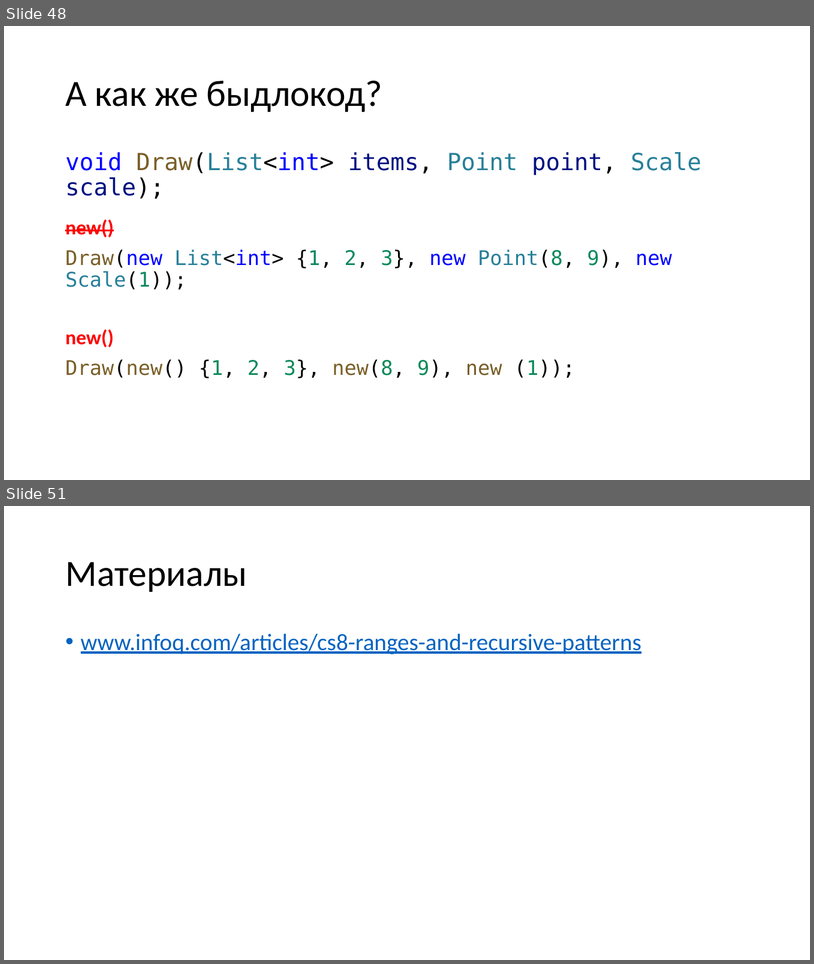
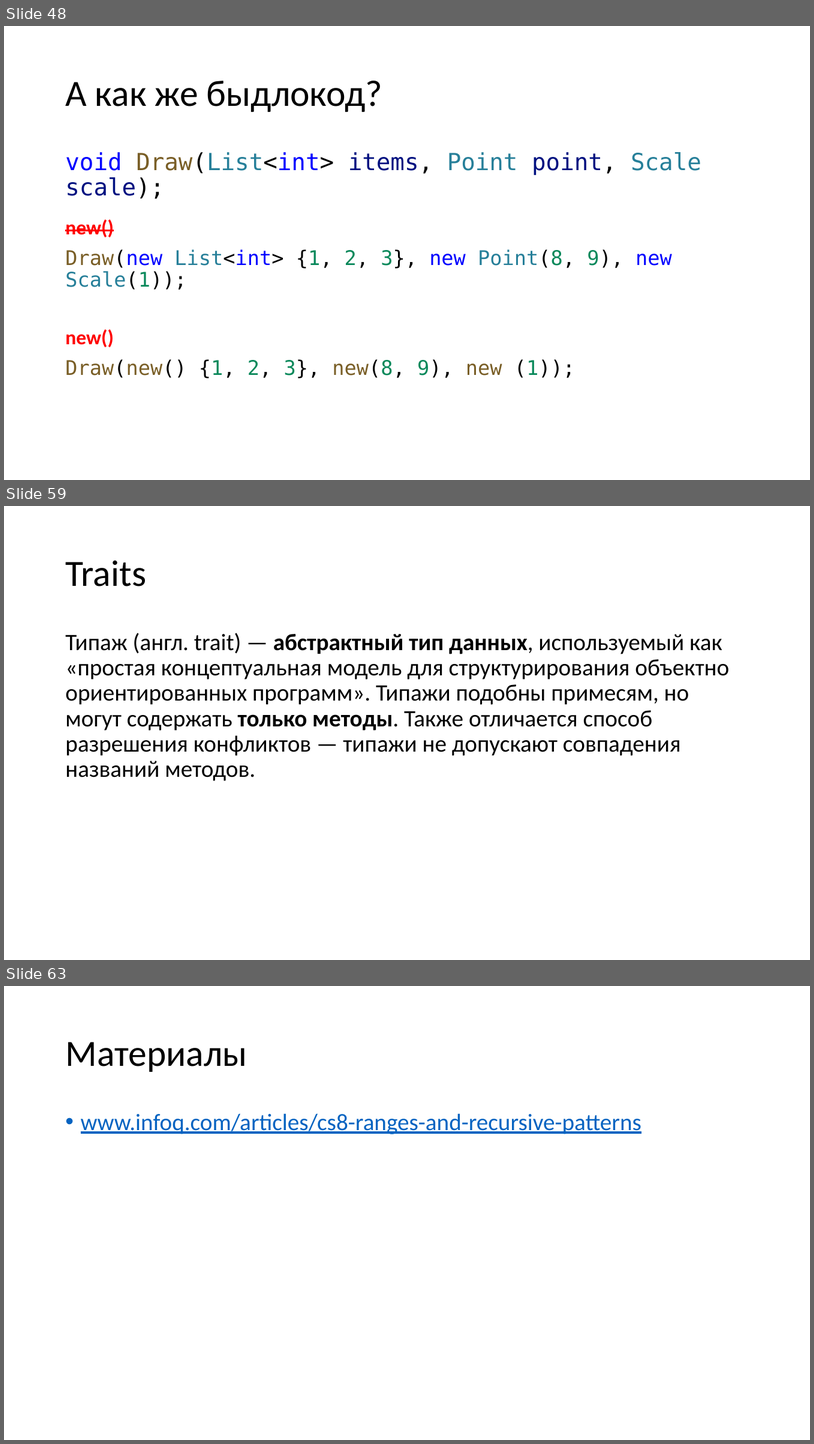
Before and after one commit to kugushev/presentations, a slide deck: Presentation.pptx. Shown one above the other, each under a label of ours: slides 48 and 51 before the commit, slides 48, 59 and 63 after it; the slides between them are not shown. The pictures are 814x964 and 814x1444 pixels, drawn with LibreOffice and Linux fonts; fonts in the diff are those of the drawing. Boxes give left, top, right and bottom in pixels: in the first picture for what was removed or moved away, otherwise in the second. Text is boxed around its words. In the diff, an @@ line names an element or a change of style, - is before the commit and + after.

```diff
--- a/Presentation.pptx
+++ b/Presentation.pptx
@@ slide 59 added at bbox=[4, 506, 810, 960], background #FFFFFF @@
@@ title added at bbox=[65, 560, 146, 586], 44 pt, text #000000 @@
+Traits
@@ text added at bbox=[65, 633, 729, 781], 28 pt, text #000000 @@
+Типаж (англ. trait) — абстрактный тип данных, используемый как «простая концептуальная модель для структурирования объектно ориентированных программ». Типажи подобны примесям, но могут содержать только методы. Также отличается способ разрешения конфликтов — типажи не допускают совпадения названий методов.
@@ what was slide 51 is now slide 63 @@
```
Also in this commit, not shown: 1 slide changed, 11 other slides added, 2 other files.
